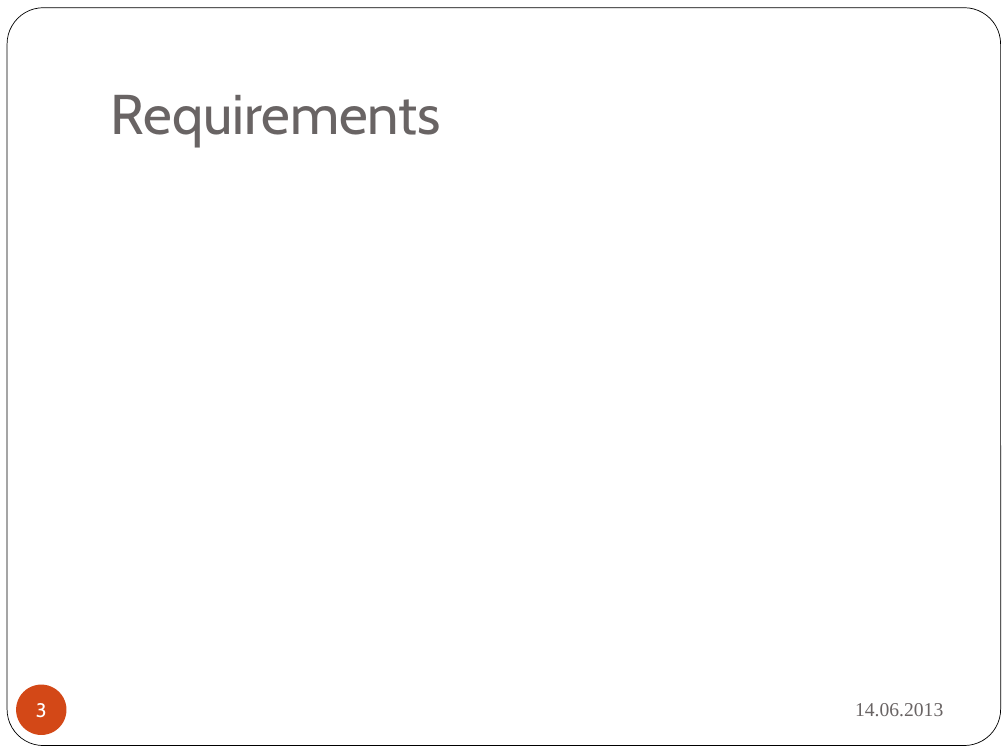
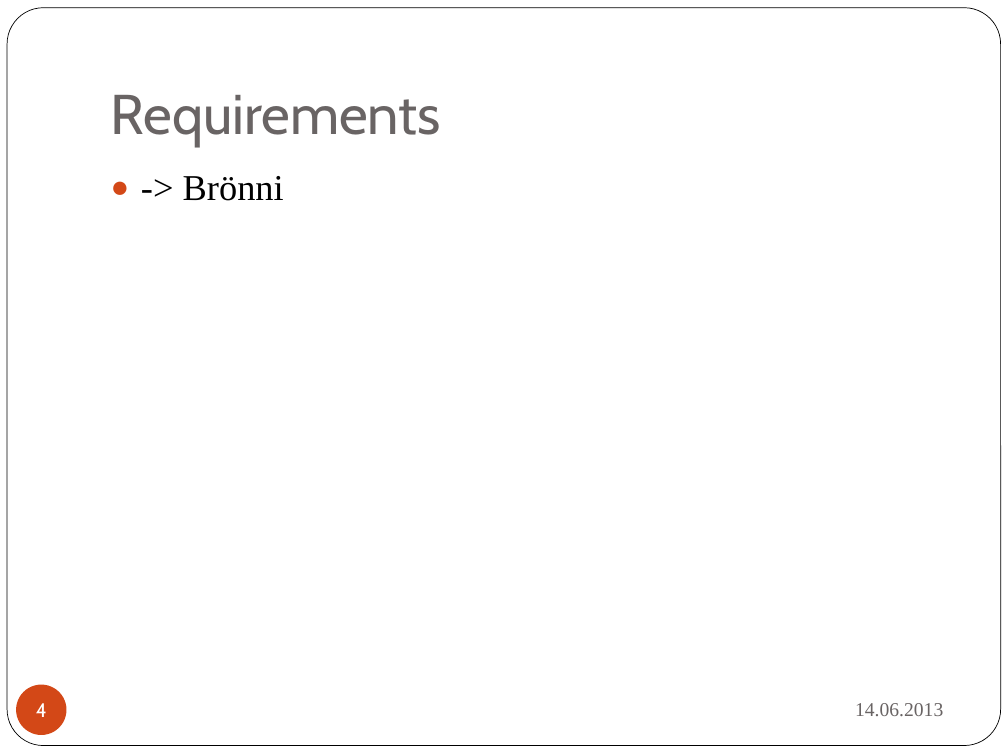
Before and after one commit to boebu/ch.bfh.bti7081.s2013.yellow, a slide deck: slide 4 of ch.bfh.bti7081.s2013.yellow/doc/cs1_task14/cs01_task14_final_presentation.pptx (slide 3 before the commit). Drawn at 1008x756 pixels with LibreOffice and Linux fonts; fonts in the diff are those of the drawing. Boxes give left, top, right and bottom in pixels: in the first picture for what was removed or moved away, otherwise in the second. Text is boxed around its words. In the diff, an @@ line names an element or a change of style, - is before the commit and + after.

```diff
--- a/ch.bfh.bti7081.s2013.yellow/doc/cs1_task14/cs01_task14_final_presentation.pptx
+++ b/ch.bfh.bti7081.s2013.yellow/doc/cs1_task14/cs01_task14_final_presentation.pptx
@@ text added at <box>183,176,284,201</box>, 26 pt, text #000000 @@
+● -> Brönni
@@ page number at <box>36,703,47,717</box>: text changed @@
-3
+4
```
Also in this commit, not shown: 5 other slides changed, 1 slide added.
